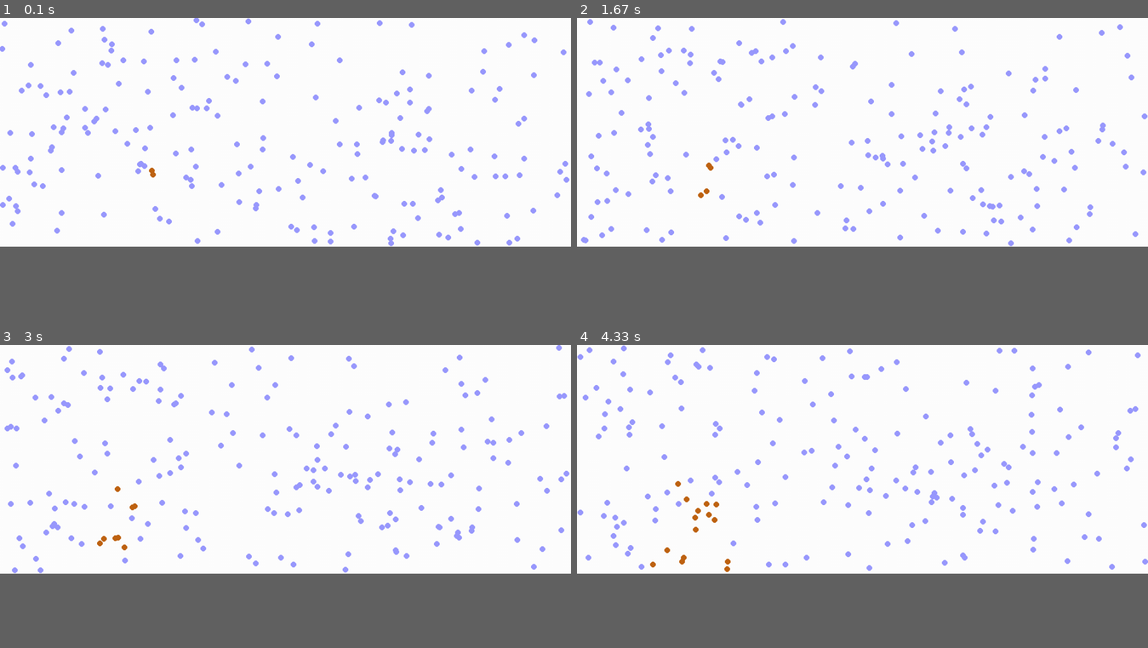
Above: before the commit, frames 1-4 (two rows, left to right).
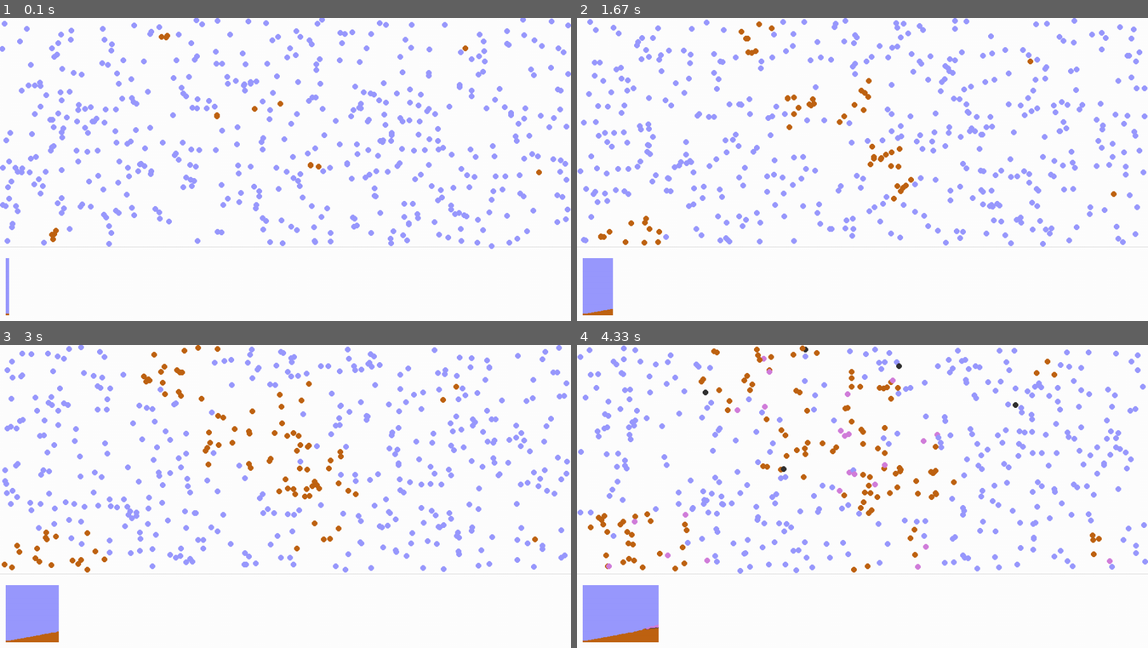
Above: after the commit, the same moments.

Repository: dansarno/pygame-pandemic-simulation
Game: pygame game, started from animation/animation.py
The game is run twice, just before and just after one commit, with the same random seed, the same clock (stepped at 60 frames per second) and the same inputs.
Inputs:
- Up to frame 1 (0.1 s): no input
- Up to frame 2 (1.67 s): no input
- Up to frame 3 (3 s): tap Enter every 0.33 s from 1.83 to 2.83 s
- Up to frame 4 (4.33 s): tap Enter every 0.33 s from 3.17 to 4.17 s
The window is 900x360 before the commit and 900x477 after it. Grey fills any space a smaller window leaves; there, only what the larger window draws over its background counts as a difference.

The runs differ from the first frame. In frame 1, 4.9% of the frame differs, in the area x 0-100%, y 0-99%; in frame 2, 6.3%; in frame 3, 7.8%; in frame 4, 9.4%.

Commit message:
Added attribute which tracks the number of people an individual is responsible for infecting - related to R0

Diff:
--- a/animation/animation.py
+++ b/animation/animation.py
@@ -25,7 +25,7 @@
 
     """
     delta_y = 0
-    counts = list(people.stats.values())
+    counts = list(people.status_numbers.values())
     rounded_counts = tools.round_to_total(counts, total=100)
     for count, colours in zip(rounded_counts, list(configurations['appearance']['people'].items())):
         if count == 0:
@@ -106,7 +106,7 @@
                      0)
     i = 0
     j = 0
-    for stat, colours in zip(list(people.stats.items()), list(configurations['appearance']['people'].items())):
+    for stat, colours in zip(list(people.status_numbers.items()), list(configurations['appearance']['people'].items())):
         text = font.render(f"{stat[0]}: {stat[1]}".capitalize(),
                            True,
                            colours[1])
--- a/animation/config.yaml
+++ b/animation/config.yaml
@@ -1,13 +1,13 @@
 pandemic:
-  collision_detection: 'selective'
+  collision_detection: 'selective'  # basic or selective
   at_risk_age: 80
 
 environment:
   dimensions: [1000, 400]
 
 people:
-  number: 200
-  initially_infected: 1
+  number: 500
+  initially_infected: 8
   radius: 5 # int
   age_range: [0, 100]
   healthy:
@@ -15,17 +15,17 @@
     frame_limit: [0, 0]
   infected:
     speed: [0.5, 1.5]
-    frame_limit: [250, 350]
+    frame_limit: [150, 350]
   recovered:
     speed: [0.8, 1.4]
     frame_limit: [0, 0]
   dead:
     speed: [0, 0]
-    frame_limit: [200, 250]
+    frame_limit: [100, 250]
 
 appearance:
   show:
-    plot: no
+    plot: yes
     text: no
   origins:
     simulation: [0, 0]
--- a/animation/population.py
+++ b/animation/population.py
@@ -28,6 +28,7 @@
         Vx and Vy values defining the vector of motion for the person, scaled by the health status dependant speed
 
     """
+
     def __init__(self, box, age, size, status=health.healthy, days_infected=0, days_dead=0):
         self.box = box
         self.age = age
@@ -35,10 +36,11 @@
         self.status = status
         self.days_infected = days_infected
         self.days_dead = days_dead
+        self.num_infected_by_me = 0
         self.pos = np.random.rand(2) * self.box.dimensions
         self.vector = np.array([tools.random_between([-1, 1]), tools.random_between([-1, 1])]) * self.status.speed
 
-    def transmission(self):
+    def infection(self):
         """Transmits the virus to the person. Changes the status attribute of the person object to health.infected."""
         self.status = health.infected
 
@@ -141,11 +143,13 @@
                 if self is not other:
                     delta = self.pos - other.pos
                     distance = math.hypot(delta[0], delta[1])
-                    if distance < self.size + other.size \
-                            and (self.status == health.infected or other.status == health.infected) \
-                            and (self.status == health.healthy or other.status == health.healthy):
-                        self.transmission()
-                        other.transmission()
+                    if distance < self.size + other.size:
+                        if self.status == health.infected and other.status == health.healthy:
+                            other.infection()
+                            self.num_infected_by_me += 1
+                        if self.status == health.healthy and other.status == health.infected:
+                            self.infection()
+                            other.num_infected_by_me += 1
 
         elif mode == 'selective':
             if self.status == health.healthy:
@@ -154,8 +158,8 @@
                         delta = self.pos - other.pos
                         distance = math.hypot(delta[0], delta[1])
                         if distance < self.size + other.size:
-                            self.transmission()
-
+                            self.infection()
+                            other.num_infected_by_me += 1
         else:
             pass
             # TODO raise error here is mode is not recognised
@@ -177,8 +181,10 @@
         Container for very person in the population.
     infection_free : bool
         Indicator of where the population is free from infection or not.
-    stats : dict
+    status_numbers : dict
         Container for the counts of the health status of very person in the population.
+    epi_stats : dict
+        Container for some epidemic statistics.
 
     """
 
@@ -188,11 +194,12 @@
         self.box = box
         self.persons = []
         self.infection_free = False
-        self.stats = {'healthy': self.n_people - self.n_infected,
-                      'recovered': 0,
-                      'dead': 0,
-                      'infected': self.n_infected
-                      }
+        self.status_numbers = {'healthy': self.n_people - self.n_infected,
+                               'recovered': 0,
+                               'dead': 0,
+                               'infected': self.n_infected,
+                               }
+        self.epi_stats = {'r_zero': 0}
 
         # Populate with people...
         self.populate(size, ages)
@@ -205,7 +212,7 @@
         """Special method returning a nicely formatted output for print"""
         human_readable_string = "Population \n" \
                                 "-------------"
-        for status_type, count in self.stats.items():
+        for status_type, count in self.status_numbers.items():
             human_readable_string += "\n" + f"{status_type.capitalize()}: {count}"
         return human_readable_string
 
@@ -213,8 +220,8 @@
         """Special method returning an unambiguous description of the object"""
         stats_string = f""
         i = 1
-        for status_type, count in self.stats.items():
-            stats_string += f"{' ' if i != 1 else ''}{status_type.capitalize()[0]}: {count}{',' if i != len(self.stats) else ''}"
+        for status_type, count in self.status_numbers.items():
+            stats_string += f"{' ' if i != 1 else ''}{status_type.capitalize()[0]}: {count}{',' if i != len(self.status_numbers) else ''}"
             i += 1
         return f"{self.__class__.__name__} ({stats_string})"
 
@@ -282,7 +289,7 @@
 
     def test_population(self):
         """
-        Update the 'stats' attribute of this class which keeps track of the health status of each person sorted in
+        Update the stats attributes of this class which keep track of the health status of each person sorted in
         the 'persons' attribute. Also detects when the population has had no new infections and updates the
         'infection_free' boolean attribute.
 
@@ -295,6 +302,7 @@
         infected_count = 0
         dead_count = 0
         recovered_count = 0
+        all_reproduction_nums = np.array([])
         for person in self.persons:
             if person.status == health.healthy:
                 healthy_count += 1
@@ -305,11 +313,18 @@
             if person.status == health.recovered:
                 recovered_count += 1
 
-        if self.stats['infected'] == 0 and self.stats['recovered'] == recovered_count:
+            if person.status == health.recovered or person.status == health.dead:
+                all_reproduction_nums = np.append(all_reproduction_nums, person.num_infected_by_me)
+
+        if self.status_numbers['infected'] == 0 and self.status_numbers['recovered'] == recovered_count:
             self.infection_free = True
 
-        self.stats = {'healthy': healthy_count,
-                      'recovered': recovered_count,
-                      'dead': dead_count,
-                      'infected': infected_count
-                      }
+        self.status_numbers = {'healthy': healthy_count,
+                               'recovered': recovered_count,
+                               'dead': dead_count,
+                               'infected': infected_count,
+                               }
+
+        # TODO - very likely to be the wrong way to calculate this. Needs work.
+        if all_reproduction_nums.size > 0:
+            self.epi_stats = {'r_zero': np.mean(all_reproduction_nums)}
